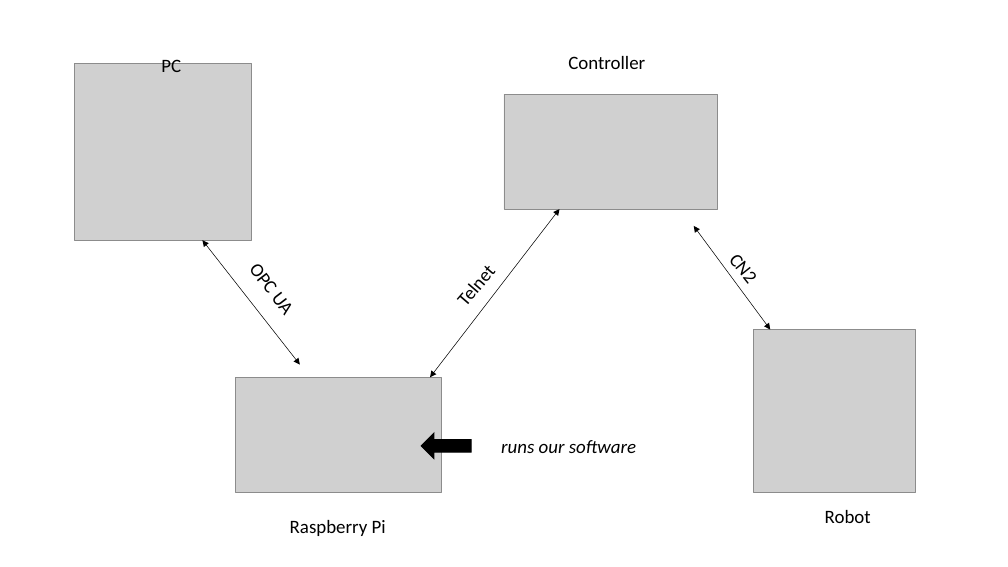
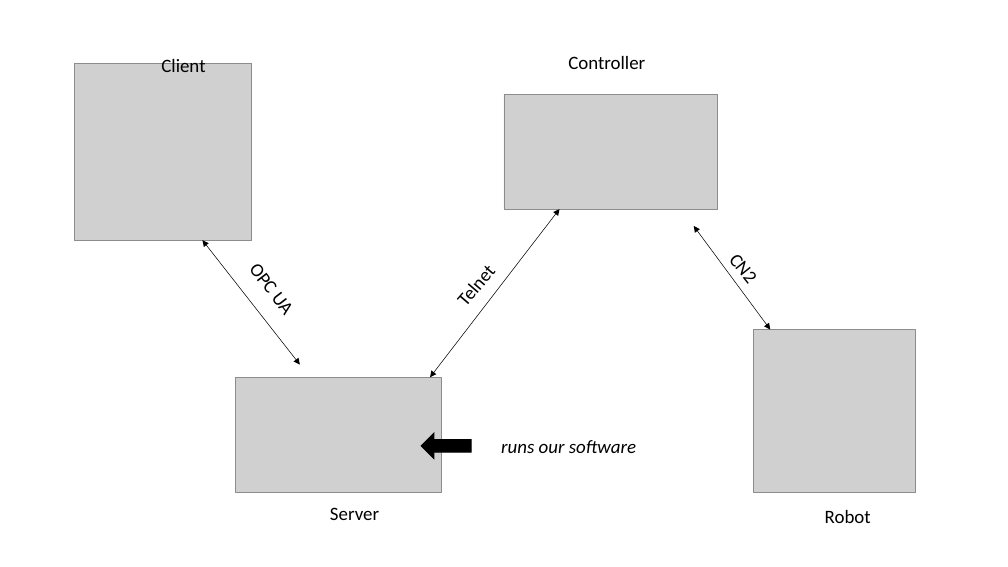
Before and after one commit to Oidlichtnwoada/OpcUaServerWrapper, a slide deck: slide 2 of presentation/presentation.pptx. Drawn at 1008x567 pixels with LibreOffice and Linux fonts; fonts in the diff are those of the drawing; grey boxes stand for pictures. Boxes give left, top, right and bottom in pixels: in the first picture for what was removed or moved away, otherwise in the second. Text is boxed around its words. In the diff, an @@ line names an element or a change of style, - is before the commit and + after.

```diff
--- a/presentation/presentation.pptx
+++ b/presentation/presentation.pptx
@@ text at <box>161,57,205,72</box>: text changed @@
-PC
+Client
@@ text at <box>330,507,379,520</box>: text changed @@
-Raspberry Pi
+Server
```
Also in this commit, not shown: 3 other slides changed, 2 other files.
